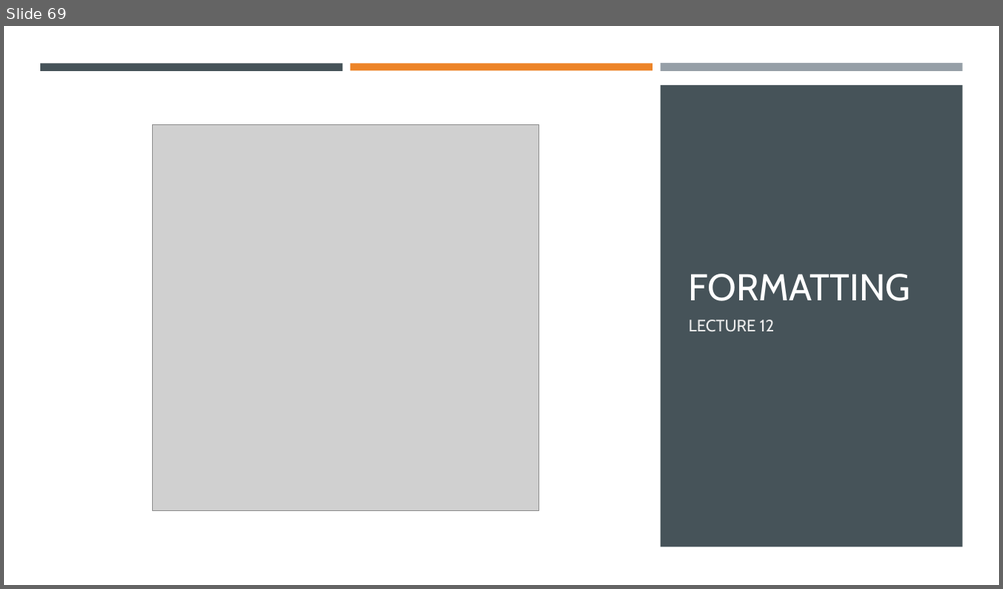
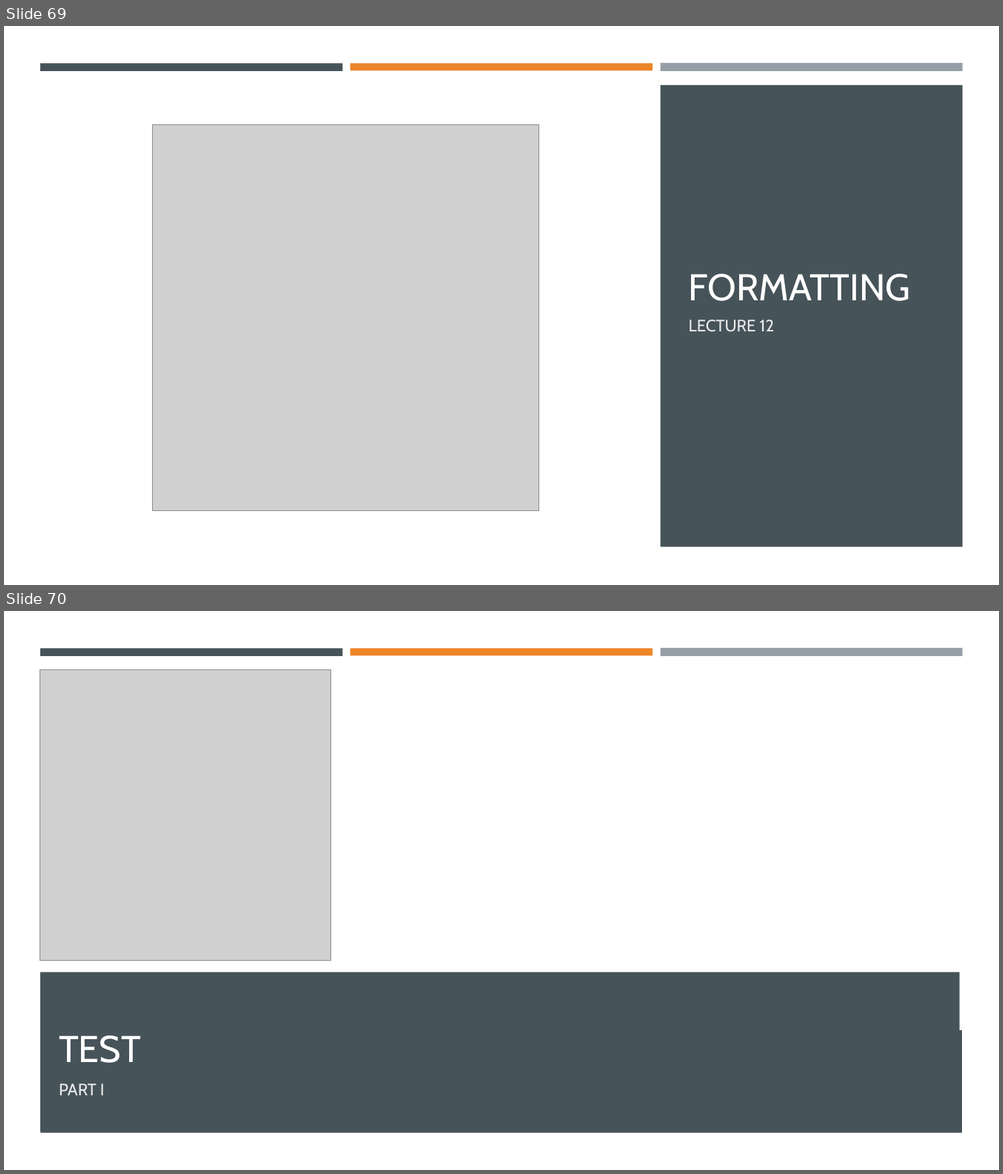
Before and after one commit to Ghost0396/iot, a slide deck: python/Python 3.pptx. Shown one above the other, each under a label of ours: slide 69 before the commit, slides 69 and 70 after it. The pictures are 1003x589 and 1003x1174 pixels, drawn with LibreOffice and Linux fonts; fonts in the diff are those of the drawing; grey boxes stand for pictures. Boxes give left, top, right and bottom in pixels: in the first picture for what was removed or moved away, otherwise in the second. Text is boxed around its words. In the diff, an @@ line names an element or a change of style, - is before the commit and + after.

```diff
--- a/python/Python 3.pptx
+++ b/python/Python 3.pptx
@@ slide 70 added at (4, 611, 999, 1170), background #FFFFFF @@
@@ rectangle added at (40, 648, 343, 655), fill #465359 @@
@@ rectangle added at (350, 648, 652, 655), fill #ED8428 @@
@@ rectangle added at (660, 648, 962, 657), fill #969FA7 @@
@@ rectangle added at (4, 670, 999, 973), fill #FFFFFF @@
@@ picture added at (40, 670, 332, 961) @@
@@ rectangle added at (40, 863, 960, 1132), fill #465359 @@
@@ rectangle added at (40, 1031, 962, 1133), fill #465359 @@
@@ title added at (59, 1036, 141, 1063), 36 pt, text #FFFFFF @@
+TEST
@@ text added at (59, 1084, 105, 1096), 16 pt, text #EBEBEB @@
+PART I
```
Also in this commit, not shown: 1 other file.
